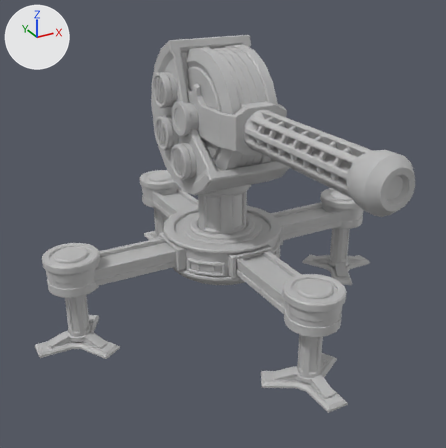
Renders of the FBX model Maya_Objects_FBX/TextureFBX/Texture_Small_Turret.fbx from each side of a commit.
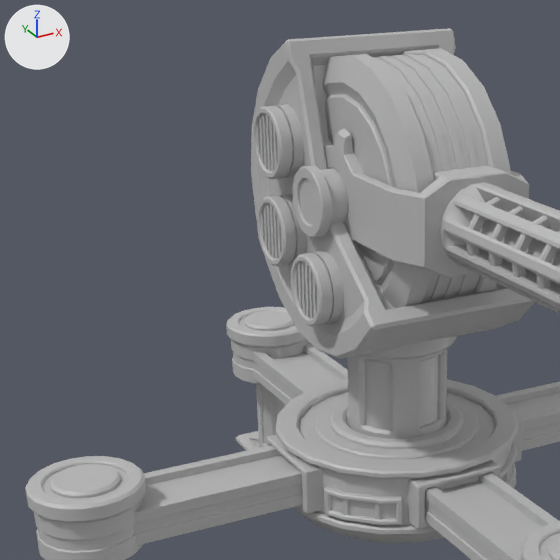
Each version is shown whole from a camera (50 mm lens) standing at (-0.795, -1.449, 0.981) and looking at (-0.04, -0.077, 0.295), then close up on the part from 7% to 68% of the width and 5% to 65% of the height. The axes (+X, +Y, +Z) are drawn at upper left. The lights are the same throughout. Where no turn or scale is listed for an object, it has been applied to the vertices. Vertices at the same position are counted once.

Script lines for the objects in view, before the commit:
```python
me_mesh_001 = bpy.data.meshes.new('Mesh.001')
me_mesh_001.from_pydata(...)  # 506 vertices, 469 faces; spans x -0.0505..0.0505, y -0.0471..0.0471, z -0.0471..0.0471
me_mesh_001.materials.append(mat_m_turret_top)  # grey #bcbcbc
me_mesh_002 = bpy.data.meshes.new('Mesh.002')
me_mesh_002.from_pydata(...)  # 506 vertices, 469 faces; spans x -0.0505..0.0505, y -0.0471..0.0471, z -0.0471..0.0471
me_mesh_002.materials.append(mat_m_turret_top)  # grey #bcbcbc
me_mesh_003 = bpy.data.meshes.new('Mesh.003')
me_mesh_003.from_pydata(...)  # 506 vertices, 469 faces; spans x -0.0505..0.0505, y -0.0471..0.0471, z -0.0471..0.0471
me_mesh_003.materials.append(mat_m_turret_top)  # grey #bcbcbc
me_mesh_004 = bpy.data.meshes.new('Mesh.004')
me_mesh_004.from_pydata(...)  # 2270 vertices, 2300 faces; spans x -0.092..0.092, y -0.67..0.177, z -0.177..0.177
me_mesh_004.materials.append(mat_m_turret_top)  # grey #bcbcbc
ob_barrel = bpy.data.objects.new('Barrel', me_mesh_004)
ob_barrel.location = (0.0, 0.0, 0.583)
ob_vent_1 = bpy.data.objects.new('Vent_1', me_mesh_001)
ob_vent_1.location = (-0.097, 0.084, 0.644)
ob_vent_2 = bpy.data.objects.new('Vent_2', me_mesh_002)
ob_vent_2.location = (-0.097, 0.083, 0.527)
ob_vent_3 = bpy.data.objects.new('Vent_3', me_mesh_003)
ob_vent_3.location = (-0.097, -0.023, 0.474)
# also in view: 'Bottom' at (0.0, 0.0, 0.134); 'Top' at (0.034, 0.03, 0.511)
```
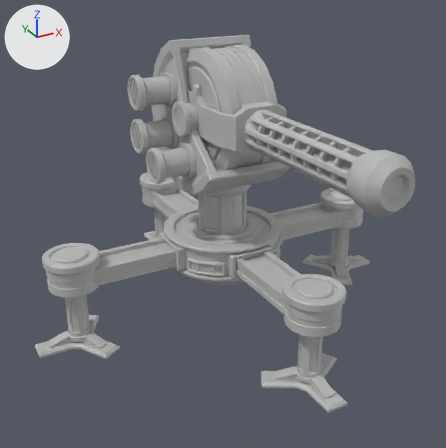
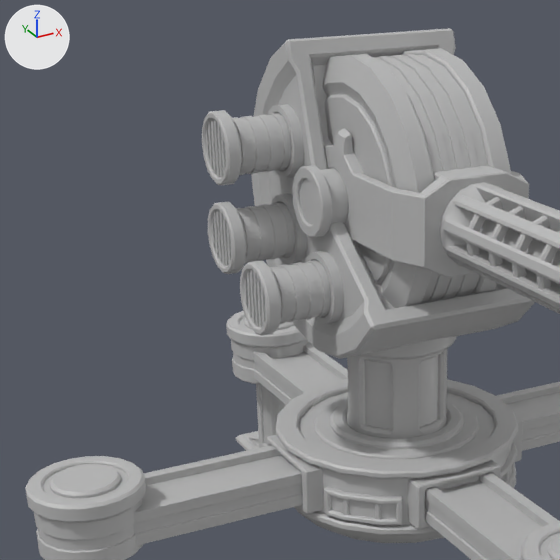
What differs and where, as boxes (x1, y1, x2, y2) in the close-ups (560 x 560 px; the box of a moved part takes in the faces that stretch with it):
'Vent_3', reshaped: before (290, 251, 344, 327); after (240, 251, 344, 336)
'Vent_1', reshaped: before (253, 104, 304, 179); after (202, 104, 304, 185)
'Vent_2', reshaped: before (257, 194, 307, 266); after (208, 194, 307, 274)
part 1 of me_mesh_002, moved or reshaped: before (277, 216, 282, 256); after (226, 222, 231, 263)
part 2 of me_mesh_002, moved or reshaped: before (267, 204, 272, 256); after (217, 211, 222, 263)
part 3 of me_mesh_002, moved or reshaped: before (273, 207, 279, 259); after (223, 216, 229, 266)
part 4 of me_mesh_002, moved or reshaped: before (257, 195, 297, 266); after (208, 202, 295, 274)
part 5 of me_mesh_002, moved or reshaped: before (270, 204, 275, 258); after (220, 212, 226, 266)
part 6 of me_mesh_002, moved or reshaped: before (261, 212, 265, 241); after (212, 218, 216, 248)
part 7 of me_mesh_002, moved or reshaped: before (264, 206, 268, 250); after (214, 212, 219, 257)
part 8 of me_mesh_003, moved or reshaped: before (312, 274, 317, 317); after (260, 282, 265, 326)
part 9 of me_mesh_003, moved or reshaped: before (301, 262, 306, 315); after (250, 270, 256, 323)
part 10 of me_mesh_003, moved or reshaped: before (309, 268, 314, 319); after (257, 276, 262, 328)
part 11 of me_mesh_003, moved or reshaped: before (290, 253, 333, 327); after (240, 260, 331, 336)
part 12 of me_mesh_003, moved or reshaped: before (305, 263, 310, 318); after (253, 271, 259, 327)
part 13 of me_mesh_003, moved or reshaped: before (295, 269, 299, 299); after (244, 277, 248, 307)
part 14 of me_mesh_003, moved or reshaped: before (298, 264, 303, 309); after (247, 271, 252, 317)
part 15 of me_mesh_001, moved or reshaped: before (273, 125, 278, 168); after (221, 132, 226, 175)
part 16 of me_mesh_001, moved or reshaped: before (262, 114, 268, 169); after (211, 119, 217, 175)
part 17 of me_mesh_001, moved or reshaped: before (269, 117, 275, 171); after (217, 123, 223, 177)
part 18 of me_mesh_001, moved or reshaped: before (253, 105, 293, 179); after (202, 110, 292, 185)
part 19 of me_mesh_001, moved or reshaped: before (266, 114, 271, 171); after (214, 119, 220, 177)
part 20 of me_mesh_001, moved or reshaped: before (257, 124, 261, 154); after (206, 129, 210, 160)
part 21 of me_mesh_001, moved or reshaped: before (259, 117, 264, 164); after (208, 122, 214, 170)

Diff of the bpy script that builds the scene:
```diff
--- a/Maya_Objects_FBX/TextureFBX/Texture_Small_Turret.fbx.py
+++ b/Maya_Objects_FBX/TextureFBX/Texture_Small_Turret.fbx.py
@@ me_mesh_001 @@
 me_mesh_001.from_pydata(...)  # 506 vertices, 469 faces; spans x -0.0505..0.0505, y -0.0471..0.0471, z -0.0471..0.0471
+# me_mesh_001 part 15: the loose piece of 8 vertices spanning x -0.0478..-0.0448, y -0.0252..-0.0191, z -0.035..0.035 is moved by (-0.0711, 0.0, 0.0)
+# me_mesh_001 part 16: the loose piece of 8 vertices spanning x -0.0478..-0.0448, y 0.008..0.0141, z -0.0379..0.0379 is moved by (-0.0711, 0.0, 0.0)
+# me_mesh_001 part 17: the loose piece of 8 vertices spanning x -0.0478..-0.0448, y -0.0141..-0.008, z -0.0379..0.0379 is moved by (-0.0711, 0.0, 0.0)
+# me_mesh_001 part 18: the loose piece of 385 vertices spanning x -0.0505..0.0505, y -0.047..0.047, z -0.047..0.047 is moved by (-0.0711, 0.0, 0.0)
+# me_mesh_001 part 19: the loose piece of 8 vertices spanning x -0.0478..-0.0448, y -0.003..0.0031, z -0.0379..0.0379 is moved by (-0.0711, 0.0, 0.0)
+# me_mesh_001 part 20: the loose piece of 8 vertices spanning x -0.0478..-0.0448, y 0.0302..0.0363, z -0.0224..0.0224 is moved by (-0.0711, 0.0, 0.0)
+# me_mesh_001 part 21: the loose piece of 8 vertices spanning x -0.0478..-0.0448, y 0.0191..0.0252, z -0.035..0.035 is moved by (-0.0711, 0.0, 0.0)
 me_mesh_001.materials.append(mat_m_turret_top)
@@ me_mesh_002 @@
 me_mesh_002.from_pydata(...)  # 506 vertices, 469 faces; spans x -0.0505..0.0505, y -0.0471..0.0471, z -0.0471..0.0471
+# me_mesh_002 part 1: the loose piece of 8 vertices spanning x -0.0478..-0.0448, y -0.0252..-0.0191, z -0.035..0.035 is moved by (-0.0711, 0.0, 0.0)
+# me_mesh_002 part 2: the loose piece of 8 vertices spanning x -0.0478..-0.0448, y 0.008..0.0141, z -0.0379..0.0379 is moved by (-0.0711, 0.0, 0.0)
+# me_mesh_002 part 3: the loose piece of 8 vertices spanning x -0.0478..-0.0448, y -0.0141..-0.008, z -0.0379..0.0379 is moved by (-0.0711, 0.0, 0.0)
+# me_mesh_002 part 4: the loose piece of 385 vertices spanning x -0.0505..0.0505, y -0.047..0.047, z -0.047..0.047 is moved by (-0.0711, 0.0, 0.0)
+# me_mesh_002 part 5: the loose piece of 8 vertices spanning x -0.0478..-0.0448, y -0.003..0.0031, z -0.0379..0.0379 is moved by (-0.0711, 0.0, 0.0)
+# me_mesh_002 part 6: the loose piece of 8 vertices spanning x -0.0478..-0.0448, y 0.0302..0.0363, z -0.0224..0.0224 is moved by (-0.0711, 0.0, 0.0)
+# me_mesh_002 part 7: the loose piece of 8 vertices spanning x -0.0478..-0.0448, y 0.0191..0.0252, z -0.035..0.035 is moved by (-0.0711, 0.0, 0.0)
 me_mesh_002.materials.append(mat_m_turret_top)
@@ me_mesh_003 @@
 me_mesh_003.from_pydata(...)  # 506 vertices, 469 faces; spans x -0.0505..0.0505, y -0.0471..0.0471, z -0.0471..0.0471
+# me_mesh_003 part 8: the loose piece of 8 vertices spanning x -0.0478..-0.0448, y -0.0252..-0.0191, z -0.035..0.035 is moved by (-0.0711, 0.0, 0.0)
+# me_mesh_003 part 9: the loose piece of 8 vertices spanning x -0.0478..-0.0448, y 0.008..0.0141, z -0.0379..0.0379 is moved by (-0.0711, 0.0, 0.0)
+# me_mesh_003 part 10: the loose piece of 8 vertices spanning x -0.0478..-0.0448, y -0.0141..-0.008, z -0.0379..0.0379 is moved by (-0.0711, 0.0, 0.0)
+# me_mesh_003 part 11: the loose piece of 385 vertices spanning x -0.0505..0.0505, y -0.047..0.047, z -0.047..0.047 is moved by (-0.0711, 0.0, 0.0)
+# me_mesh_003 part 12: the loose piece of 8 vertices spanning x -0.0478..-0.0448, y -0.003..0.0031, z -0.0379..0.0379 is moved by (-0.0711, 0.0, 0.0)
+# me_mesh_003 part 13: the loose piece of 8 vertices spanning x -0.0478..-0.0448, y 0.0302..0.0363, z -0.0224..0.0224 is moved by (-0.0711, 0.0, 0.0)
+# me_mesh_003 part 14: the loose piece of 8 vertices spanning x -0.0478..-0.0448, y 0.0191..0.0252, z -0.035..0.035 is moved by (-0.0711, 0.0, 0.0)
 me_mesh_003.materials.append(mat_m_turret_top)
```
